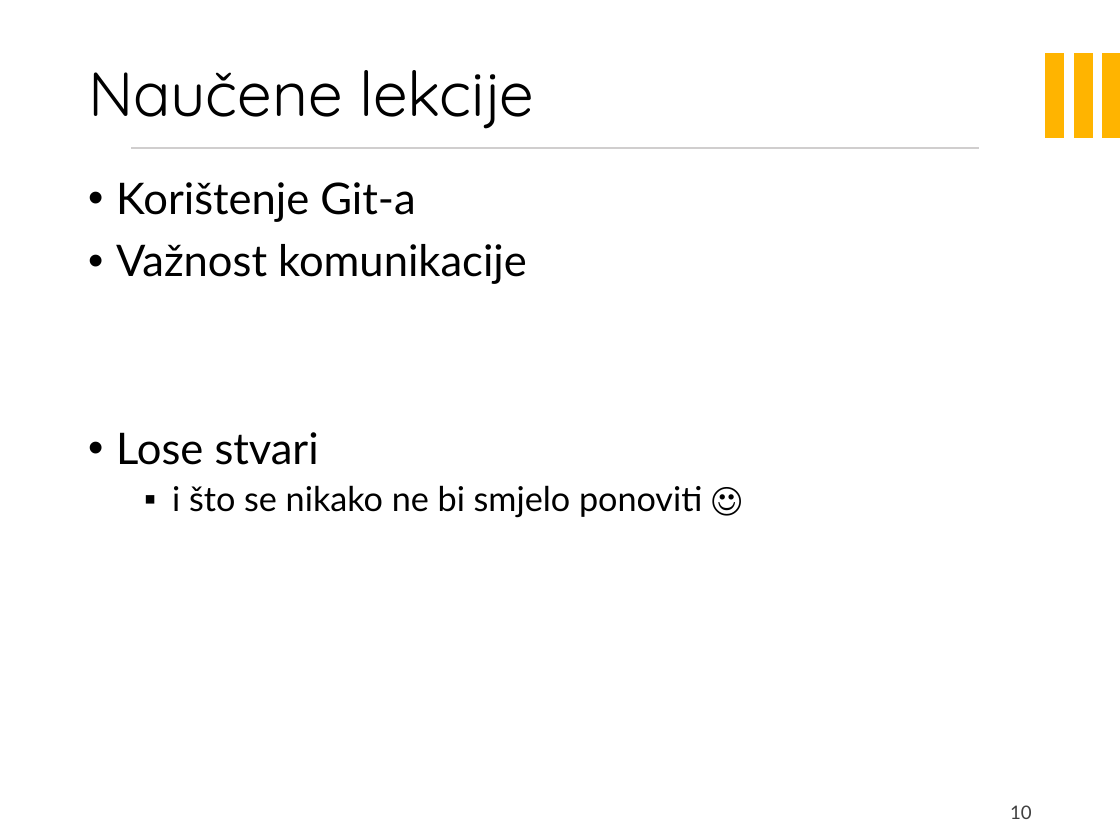
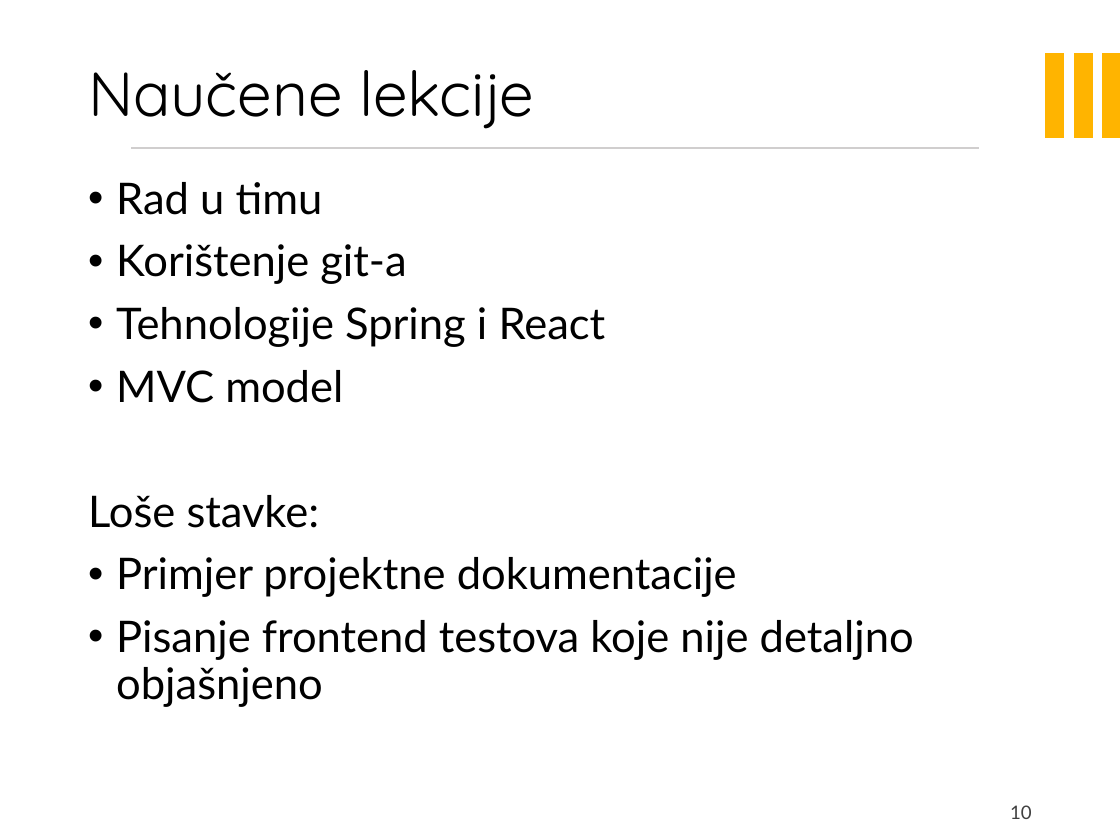
Before and after one commit to sleko01/cuvari-pasa, a slide deck: slide 10 of PrezentacijaProjekata.pptx. Drawn at 1120x840 pixels with LibreOffice and Linux fonts; fonts in the diff are those of the drawing; background and template pictures are left out. Boxes give left, top, right and bottom in pixels: in the first picture for what was removed or moved away, otherwise in the second. Text is boxed around its words. In the diff, an @@ line names an element or a change of style, - is before the commit and + after.

```diff
--- a/PrezentacijaProjekata.pptx
+++ b/PrezentacijaProjekata.pptx
@@ text at (x1=88, y1=182, x2=914, y2=707): text changed @@
-• Korištenje Git-a
-• Važnost komunikacije
-• Lose stvari
-  ▪ i što se nikako ne bi smjelo ponoviti ☺
+• Rad u timu
+• Korištenje git-a
+• Tehnologije Spring i React
+• MVC model
+Loše stavke:
+• Primjer projektne dokumentacije
+• Pisanje frontend testova koje nije detaljno objašnjeno
```
Also in this commit, not shown: 2 other slides changed, 2 slides added, 1 slide removed.
